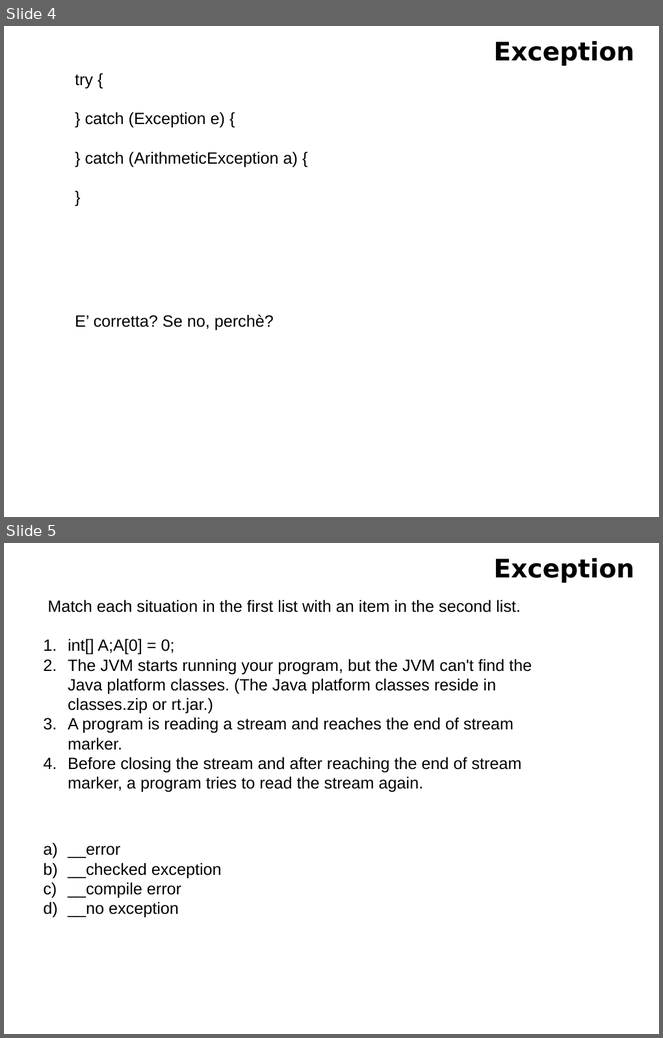
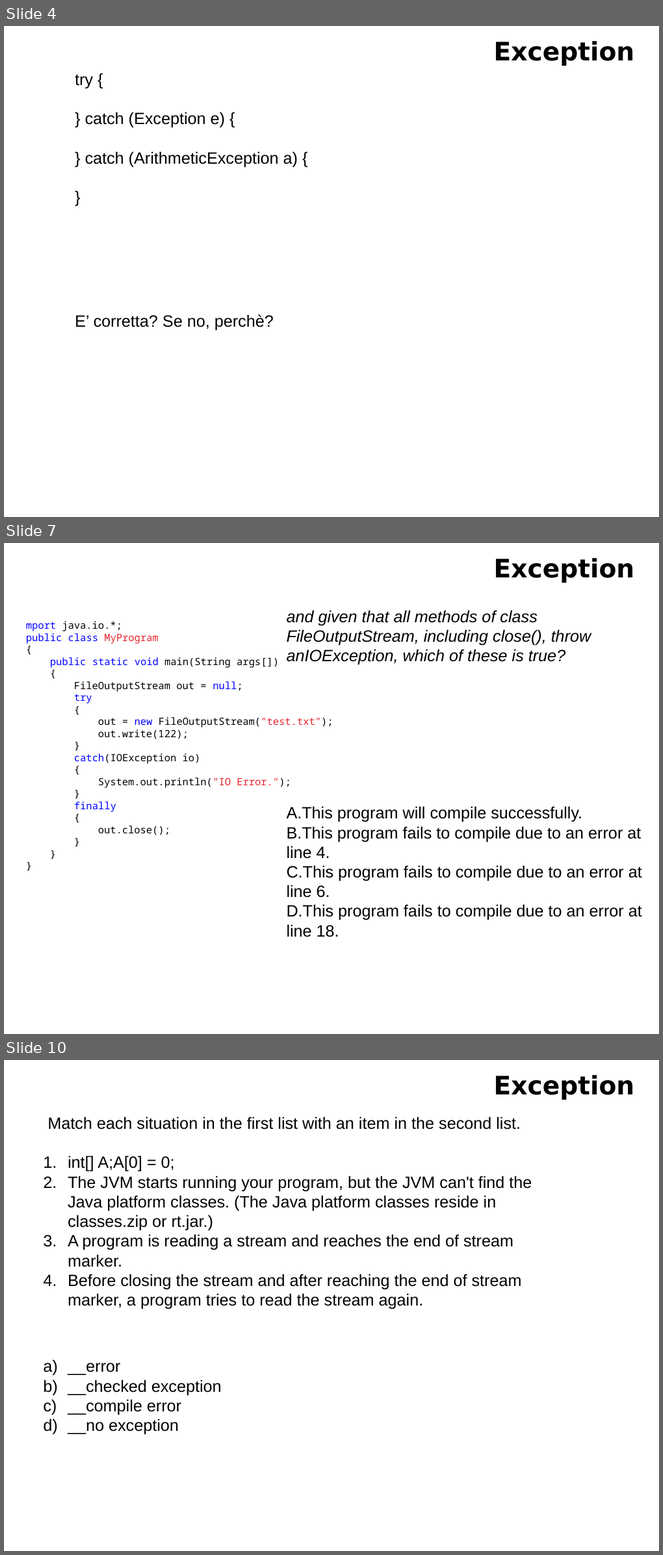
Before and after one commit to fgaudenzi/lezioni, a slide deck: lez 14/ex.pptx. Shown one above the other, each under a label of ours: slides 4 and 5 before the commit, slides 4, 7 and 10 after it; the slides between them are not shown. The pictures are 663x1038 and 663x1555 pixels, drawn with LibreOffice and Linux fonts; fonts in the diff are those of the drawing. Boxes give left, top, right and bottom in pixels: in the first picture for what was removed or moved away, otherwise in the second. Text is boxed around its words. In the diff, an @@ line names an element or a change of style, - is before the commit and + after.

```diff
--- a/lez 14/ex.pptx
+++ b/lez 14/ex.pptx
@@ slide 7 added at (x1=4, y1=543, x2=659, y2=1034), background #FFFFFF @@
@@ title added at (x1=494, y1=558, x2=635, y2=583), 28 pt, text #000000, bold @@
+Exception
@@ text added at (x1=287, y1=610, x2=642, y2=938), 18 pt, text #000000 @@
+and given that all methods of class FileOutputStream, including close(), throw anIOException, which of these is true?
+A.This program will compile successfully.
+B.This program fails to compile due to an error at line 4.
+C.This program fails to compile due to an error at line 6.
+D.This program fails to compile due to an error at line 18.
@@ text added at (x1=26, y1=621, x2=334, y2=835), 11 pt, text #000000 @@
+mport java.io.*;
+public class MyProgram
+{
+public static void main(String args[])
+{
+FileOutputStream out = null;
+try
+{
+out = new FileOutputStream("test.txt");
+out.write(122);
+}
+catch(IOException io)
+{
+System.out.println("IO Error.");
+}
+finally
+{
+out.close();
+}
+}
+}
@@ what was slide 5 is now slide 10 @@
```
Also in this commit, not shown: 2 slides changed, 4 other slides added, 1 other file.
